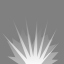
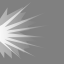
Comparing the layer stacks of the two 64 × 64 images. Changes:
painted on "Layer 2" over [0, 2, 59, 64]
painted on "Layer 1" over [0, 6, 59, 64]
